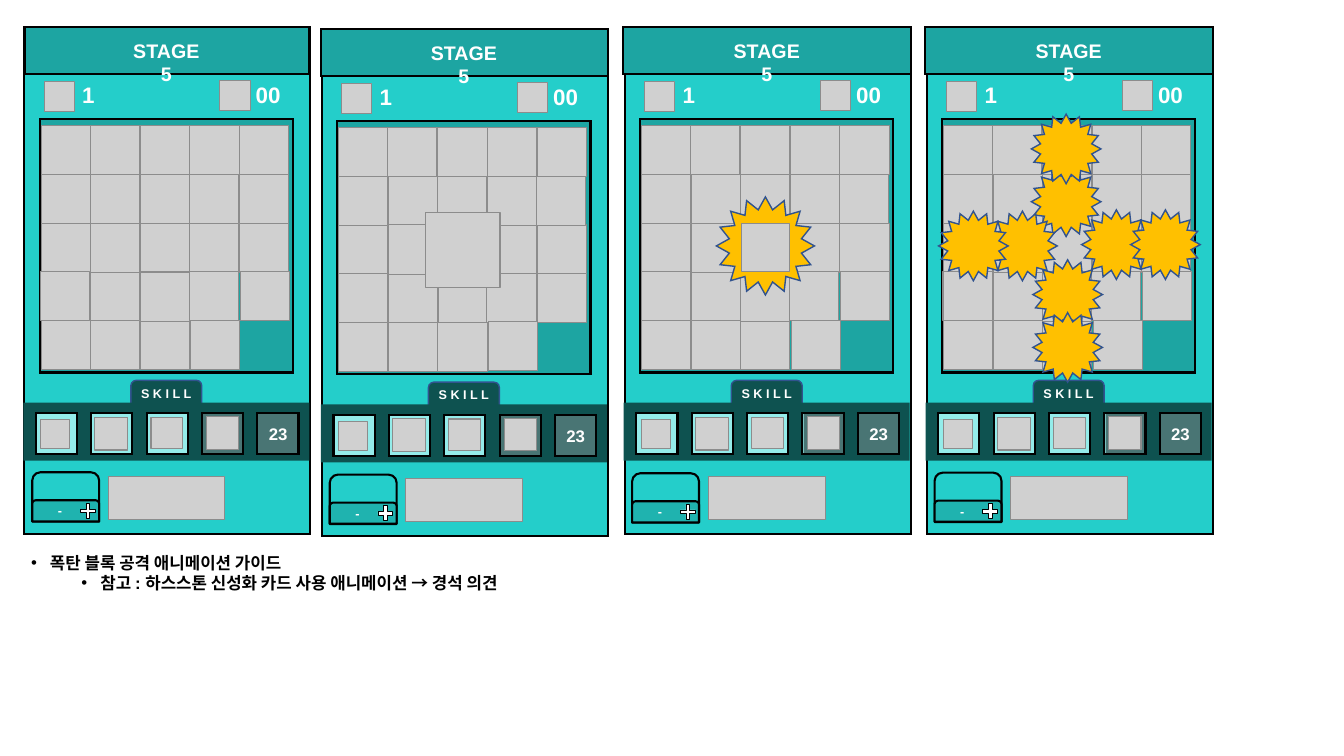
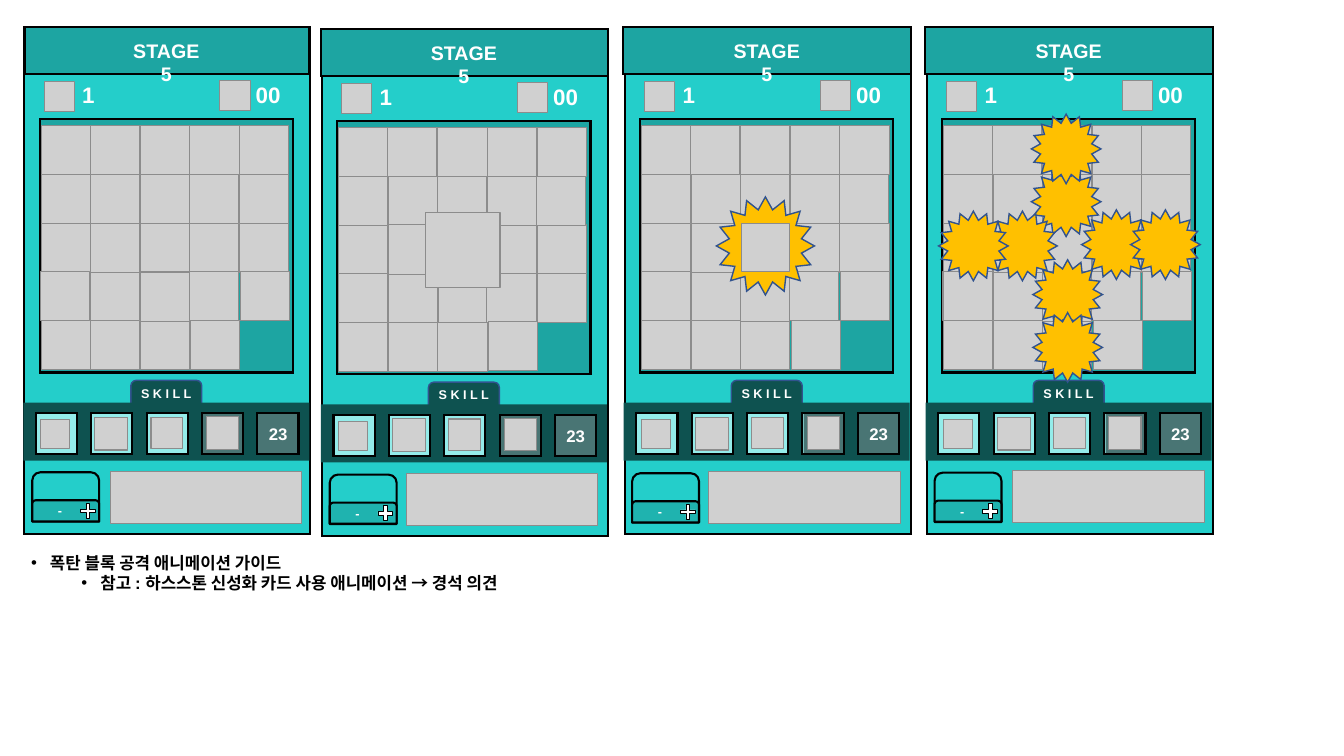
Before and after one commit to PenguinPistol/Sliding_Puzzle_Battle, a slide deck: slide 32 of 기획서/Slide Puzzle Battle UI & Animation 1.1.pptx. Drawn at 1344x756 pixels with LibreOffice and Linux fonts; fonts in the diff are those of the drawing; grey boxes stand for pictures; background and template pictures are left out. Boxes give left, top, right and bottom in pixels: in the first picture for what was removed or moved away, otherwise in the second. Text is boxed around its words. In the diff, an @@ line names an element or a change of style, - is before the commit and + after.

```diff
--- a/기획서/Slide Puzzle Battle UI & Animation 1.1.pptx
+++ b/기획서/Slide Puzzle Battle UI & Animation 1.1.pptx
@@ picture removed at [108,477,225,520] @@
@@ picture added at [110,472,301,524] @@
@@ picture: place and size @@
-picture at [406,479,523,522]
+picture at [406,474,598,526]
@@ picture: place and size @@
-picture at [709,477,826,520]
+picture at [709,472,900,524]
@@ picture removed at [1011,477,1128,520] @@
@@ picture added at [1013,470,1205,522] @@
```
Also in this commit, not shown: 23 other slides changed.
